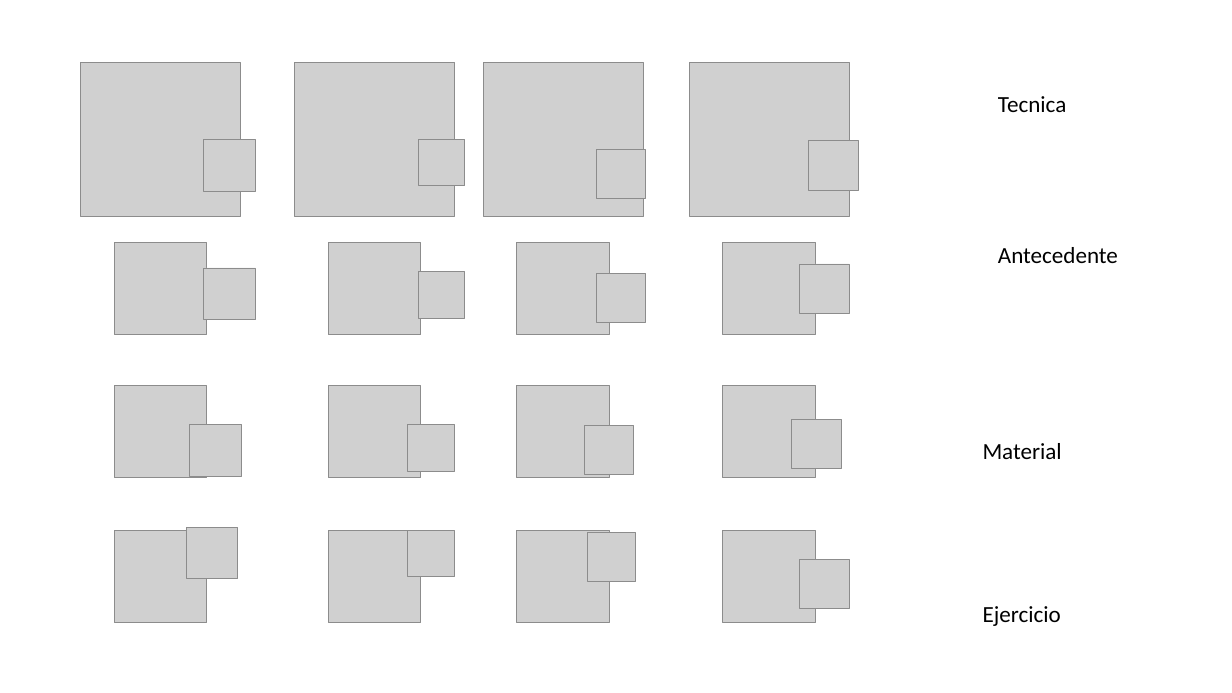
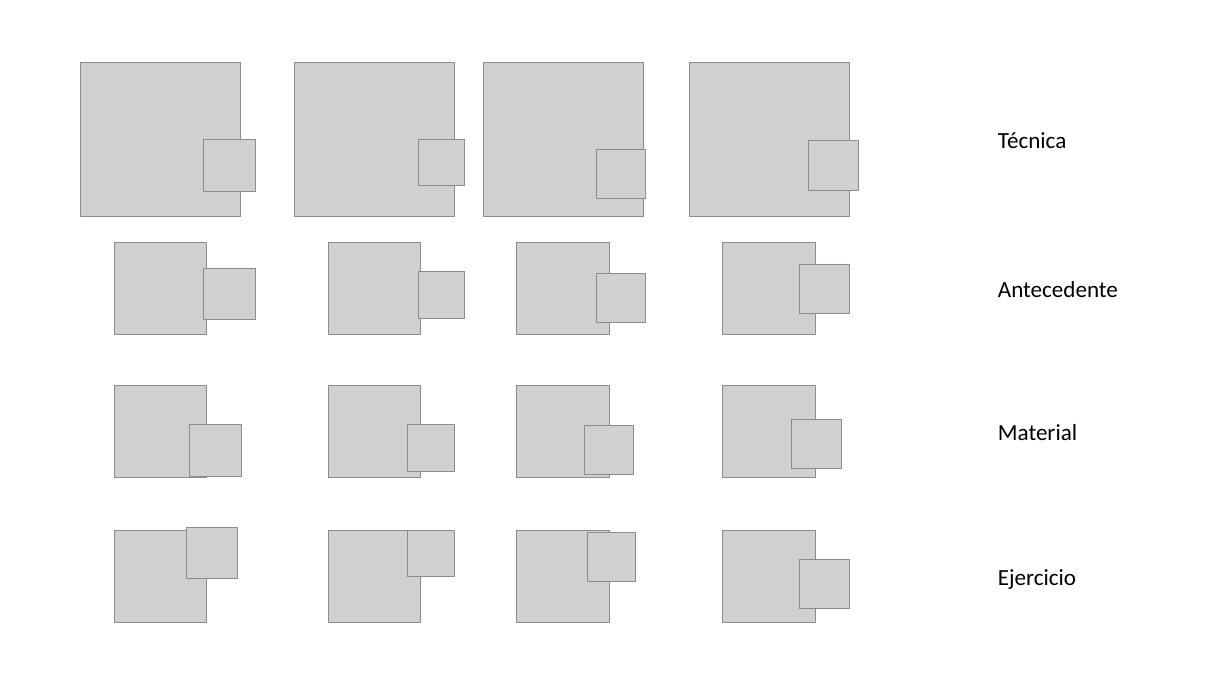
Before and after one commit to pjmq2/Base-de-Datos-Sussana, a slide deck: slide 2 of Imagenes/Presentación1.pptx. Drawn at 1232x693 pixels with LibreOffice and Linux fonts; fonts in the diff are those of the drawing; grey boxes stand for pictures. Boxes give left, top, right and bottom in pixels: in the first picture for what was removed or moved away, otherwise in the second. Text is boxed around its words. In the diff, an @@ line names an element or a change of style, - is before the commit and + after.

```diff
--- a/Imagenes/Presentación1.pptx
+++ b/Imagenes/Presentación1.pptx
@@ text at <box>998,132,1066,148</box>: text changed @@
-Tecnica
+Técnica
@@ text "Antecedente": place and size @@
-text "Antecedente" at <box>998,247,1118,263</box>
+text "Antecedente" at <box>998,281,1118,297</box>
@@ text "Material": place and size @@
-text "Material" at <box>983,443,1062,459</box>
+text "Material" at <box>998,424,1077,440</box>
@@ text "Ejercicio": place and size @@
-text "Ejercicio" at <box>983,606,1061,626</box>
+text "Ejercicio" at <box>998,569,1076,589</box>
```
Also in this commit, not shown: 14 other files.
